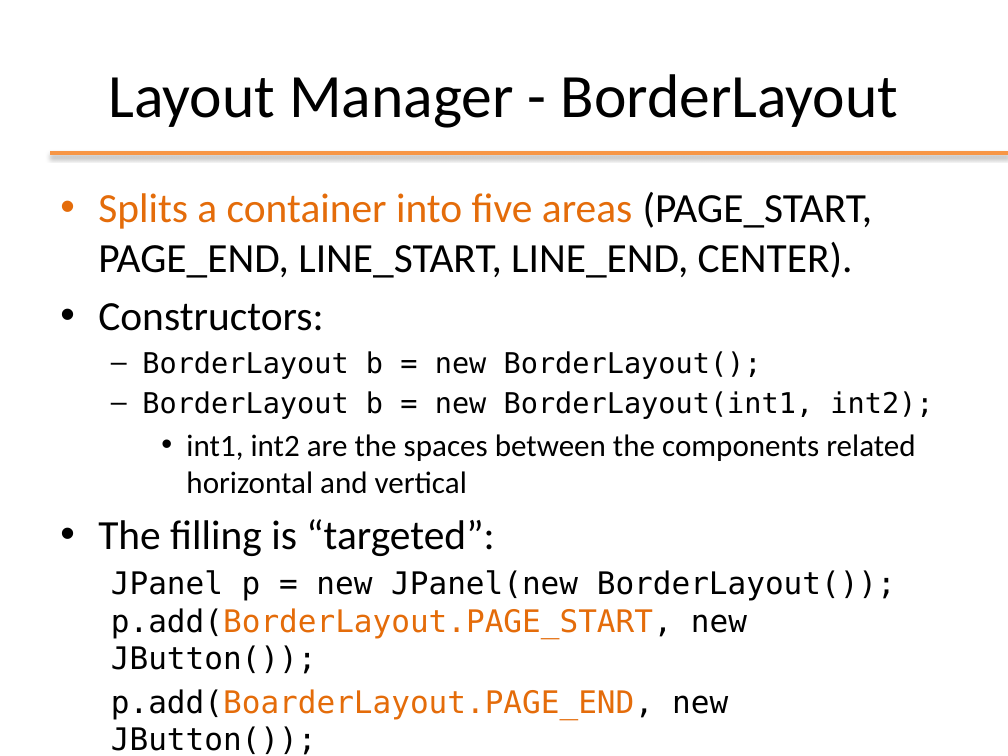
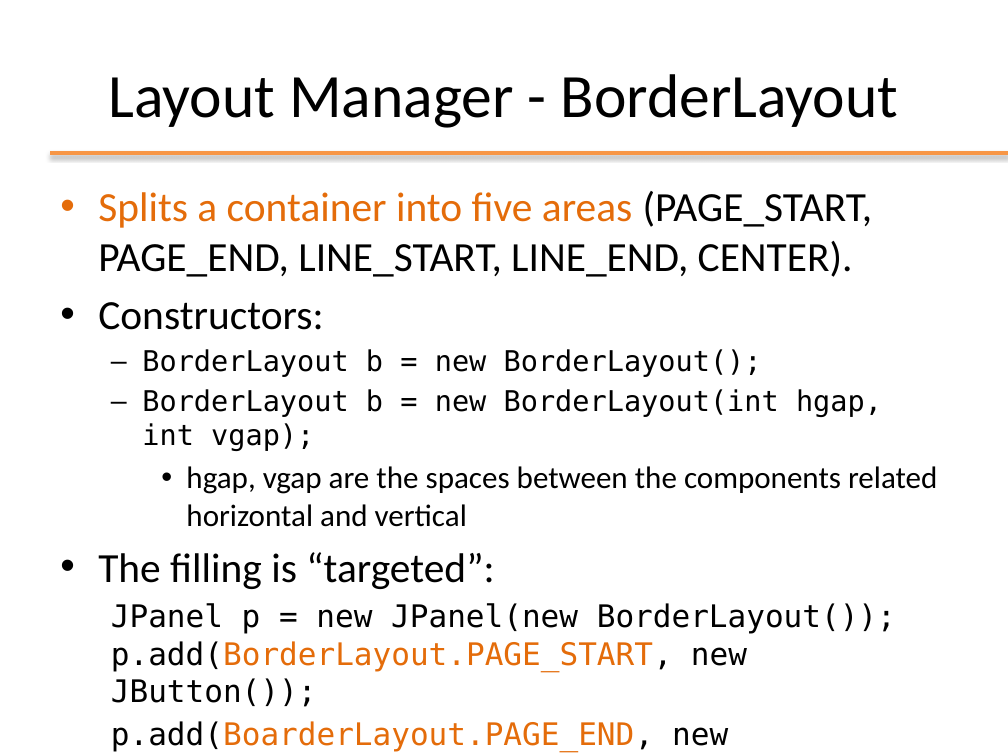
Before and after one commit to Andrea99-beep/ooprogramming, a slide deck: slide 37 of slides/ppt/07_Swing.pptx. Drawn at 1008x756 pixels with LibreOffice and Linux fonts; fonts in the diff are those of the drawing; background and template pictures are left out. Boxes give left, top, right and bottom in pixels: in the first picture for what was removed or moved away, otherwise in the second. Text is boxed around its words. In the diff, an @@ line names an element or a change of style, - is before the commit and + after.

```diff
--- a/slides/ppt/07_Swing.pptx
+++ b/slides/ppt/07_Swing.pptx
@@ text at (142,389,937,527): text changed @@
-  – BorderLayout b = new BorderLayout(int1, int2);
-    • int1, int2 are the spaces between the components related horizontal and vertical
+  – BorderLayout b = new BorderLayout(int hgap, int vgap);
+    • hgap, vgap are the spaces between the components related horizontal and vertical
```
Also in this commit, not shown: 3 other slides changed, 1 other file.
